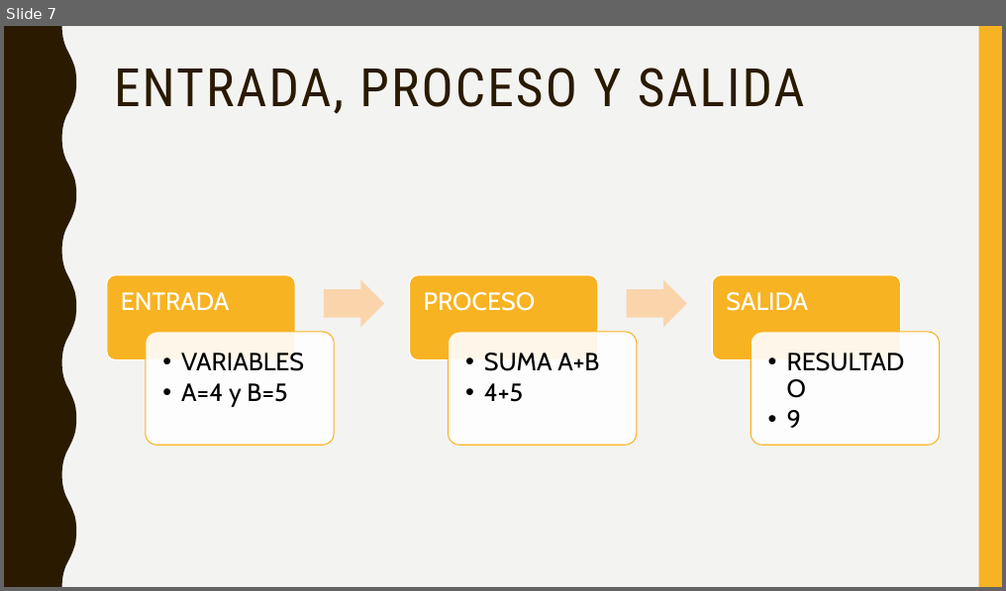
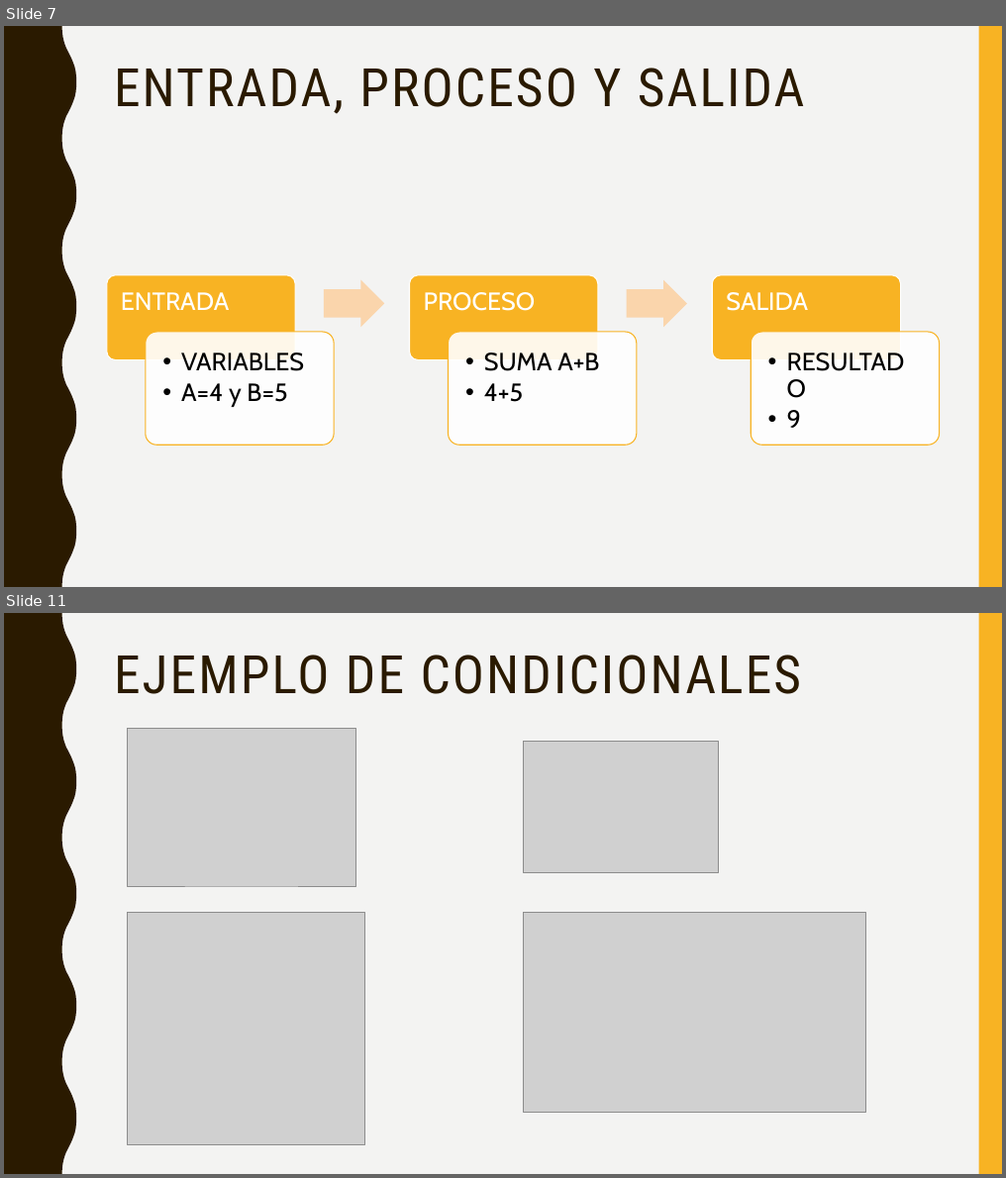
Before and after one commit to Jhonas0123/language_tests, a slide deck: Lógica de programación.pptx. Shown one above the other, each under a label of ours: slide 7 before the commit, slides 7 and 11 after it; the slides between them are not shown. The pictures are 1006x591 and 1006x1178 pixels, drawn with LibreOffice and Linux fonts; fonts in the diff are those of the drawing; grey boxes stand for pictures. Boxes give left, top, right and bottom in pixels: in the first picture for what was removed or moved away, otherwise in the second. Text is boxed around its words. In the diff, an @@ line names an element or a change of style, - is before the commit and + after.

```diff
--- a/Lógica de programación.pptx
+++ b/Lógica de programación.pptx
@@ slide 11 added at [4,613,1002,1174], background #F3F3F2; not listed: 2 template elements that a slide beside it also shows @@
@@ title added at [114,655,802,694], 51 pt, text #2A1A00 @@
+EJEMPLO DE CONDICIONALES
@@ picture added at [127,728,355,886] @@
@@ picture added at [523,741,718,872] @@
@@ picture added at [127,912,364,1146] @@
@@ picture added at [523,912,865,1112] @@
```
Also in this commit, not shown: 1 slide changed, 4 other slides added.
